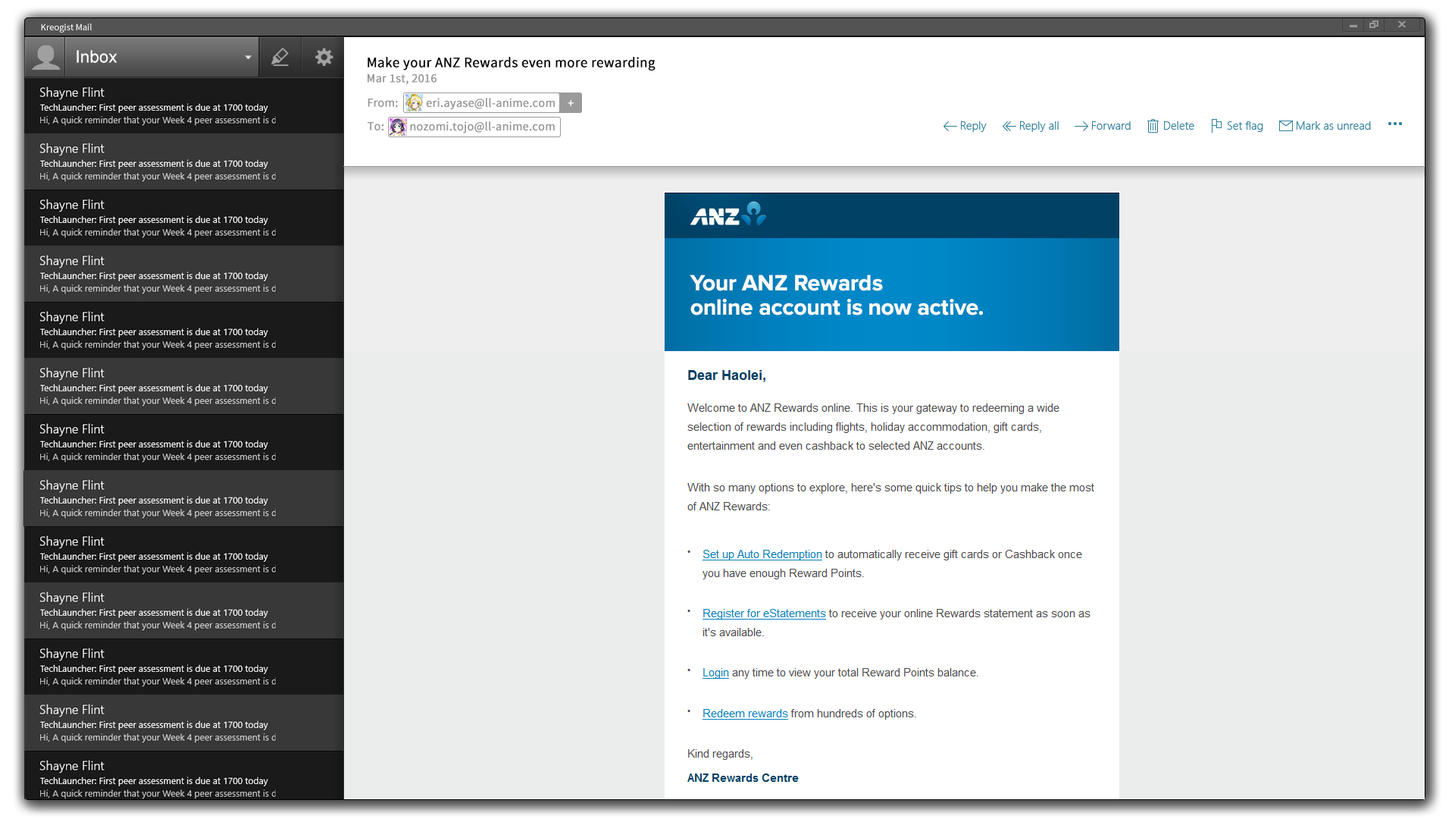
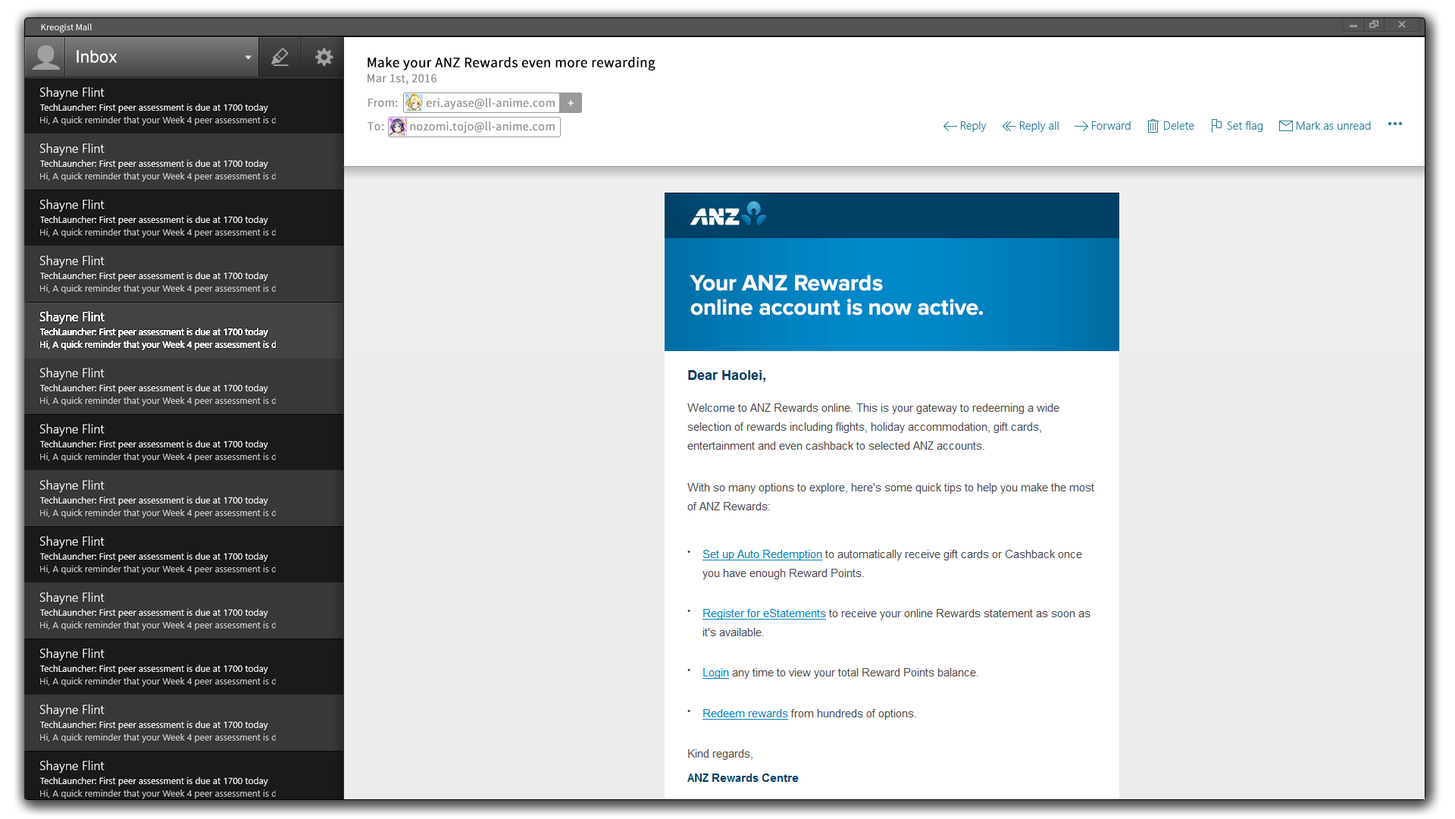
Comparing the layer stacks of the two 1455×819 images. Changes:
moved "Highlight items" (1st of 2, in "Left") above "Mails Highlight" over (24, 301, 344, 358)
renamed "图层 12" to "Highlight items", showed it over (24, 301, 344, 358)
hid group "Mails" (1 layers) over (23, 301, 344, 799)
painted on "图层 11" over (23, 469, 25, 527)
